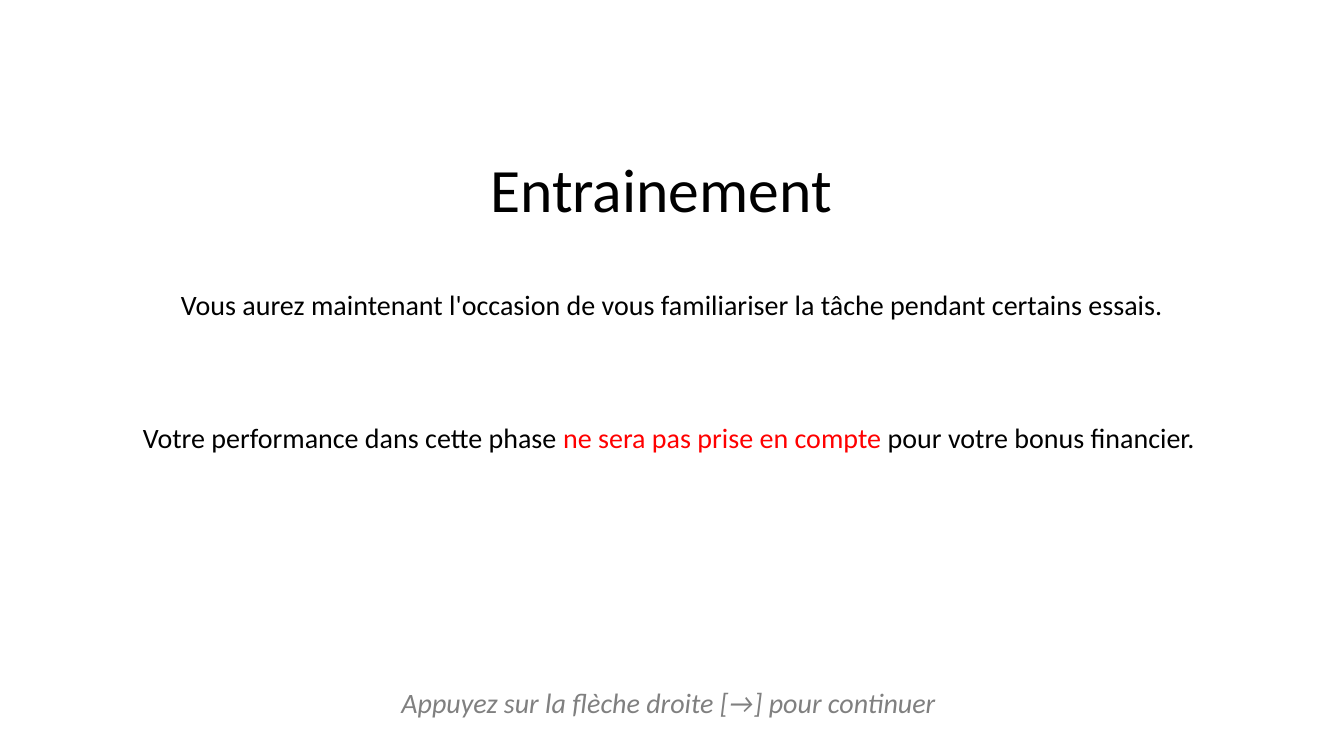
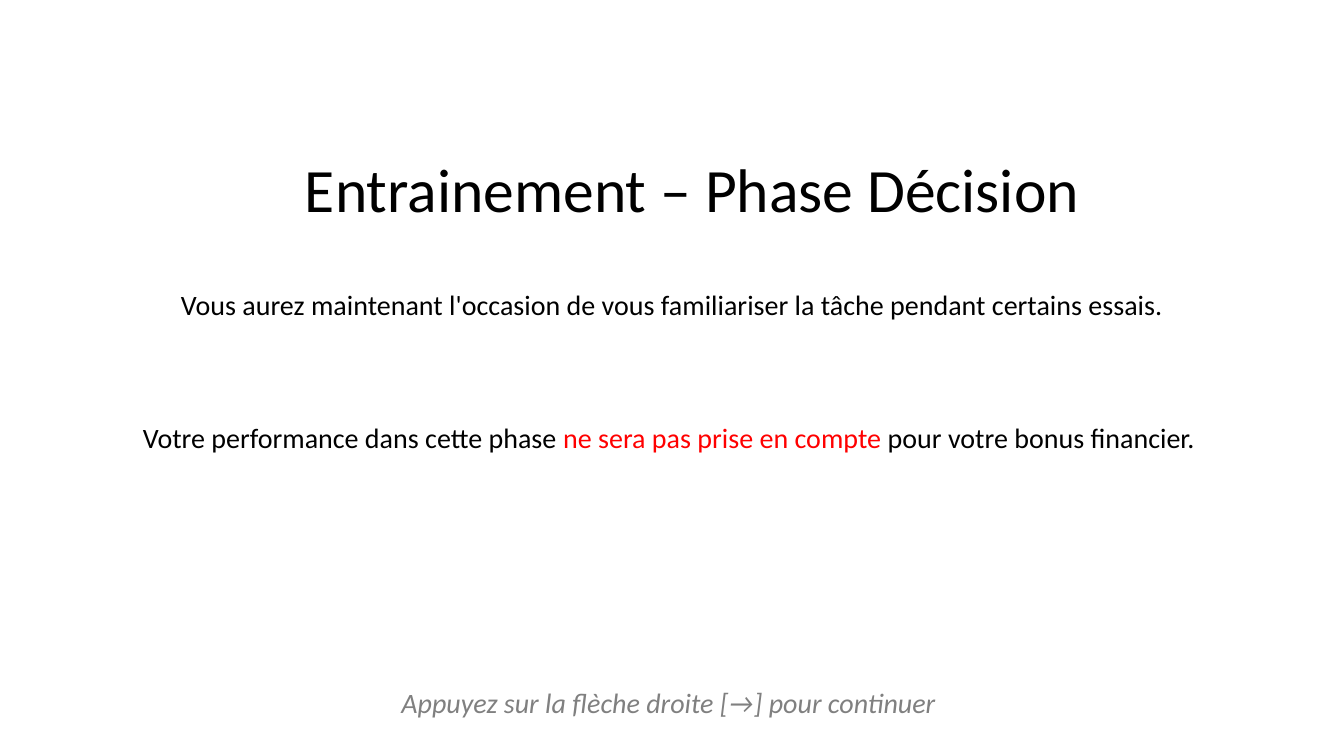
Before and after one commit to MBB-team/Online_Testing, a slide deck: slide 8 of DPD_task/stimuli/instructions/instructionsDPD.pptx. Drawn at 1344x756 pixels with LibreOffice and Linux fonts; fonts in the diff are those of the drawing. Boxes give left, top, right and bottom in pixels: in the first picture for what was removed or moved away, otherwise in the second. Text is boxed around its words. In the diff, an @@ line names an element or a change of style, - is before the commit and + after.

```diff
--- a/DPD_task/stimuli/instructions/instructionsDPD.pptx
+++ b/DPD_task/stimuli/instructions/instructionsDPD.pptx
@@ title at [305, 169, 1079, 213]: text changed @@
-Entrainement
+Entrainement – Phase Décision
```
Also in this commit, not shown: 1 slide added, 3 other files.
